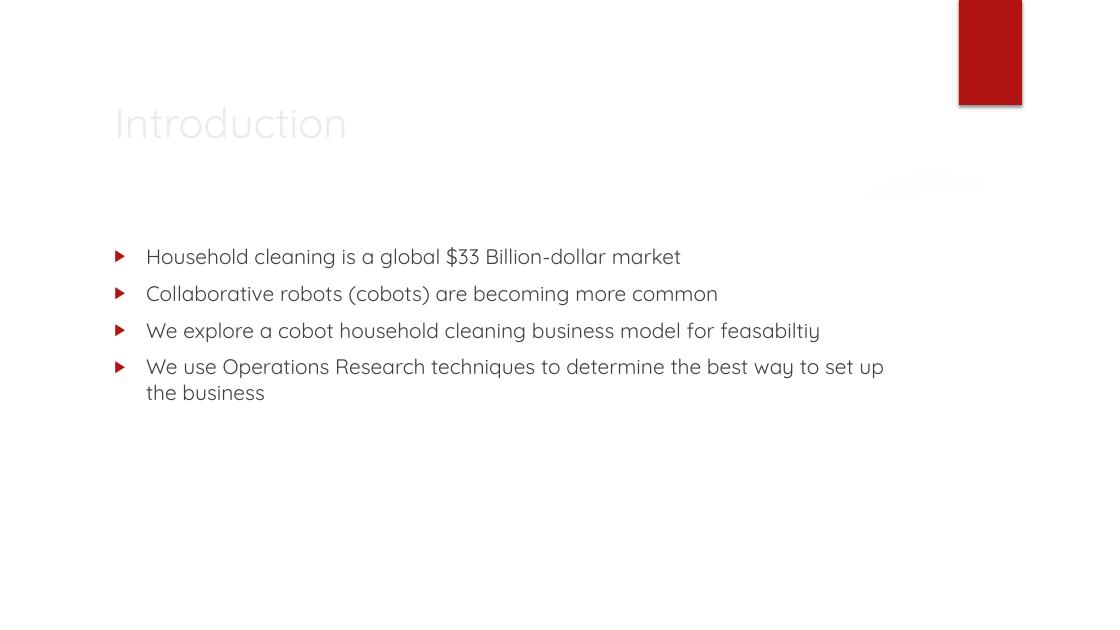
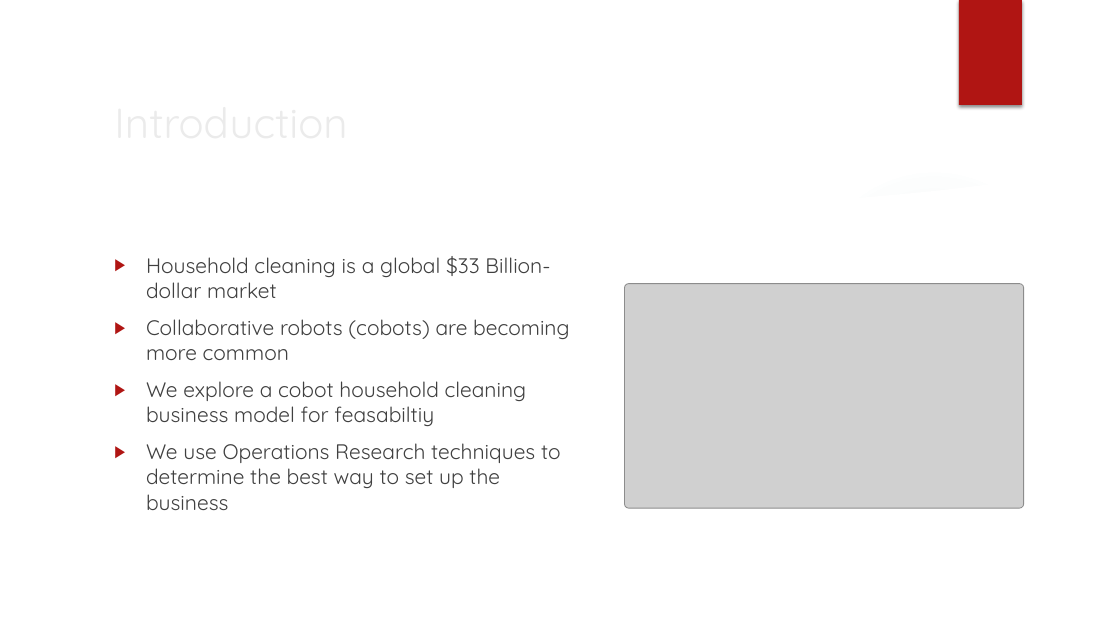
Before and after one commit to cwhd/cobot-operations, a slide deck: slide 2 of Cobot Cleaners.pptx. Drawn at 1120x630 pixels with LibreOffice and Linux fonts; fonts in the diff are those of the drawing; grey boxes stand for pictures; background and template pictures are left out. Boxes give left, top, right and bottom in pixels: in the first picture for what was removed or moved away, otherwise in the second. Text is boxed around its words. In the diff, an @@ line names an element or a change of style, - is before the commit and + after.

Commit message:
updating PPT, a few RMD tweaks

```diff
--- a/Cobot Cleaners.pptx
+++ b/Cobot Cleaners.pptx
@@ text "Household cleaning is a global ..." at (146, 256, 569, 510): vertical alignment top to middle @@
@@ picture added at (625, 284, 1024, 508) @@
```
Also in this commit, not shown: 1 other slide changed, 5 slides added, 1 slide removed, 1 other file.
